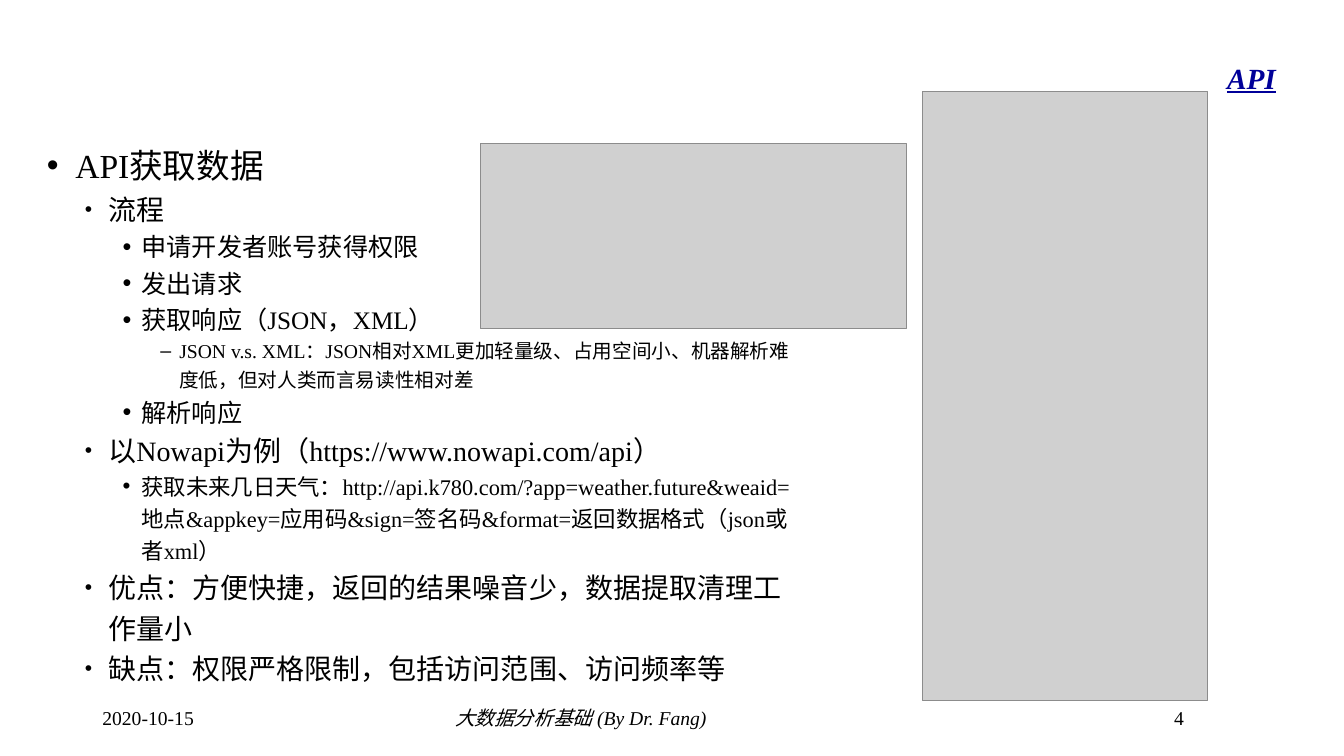
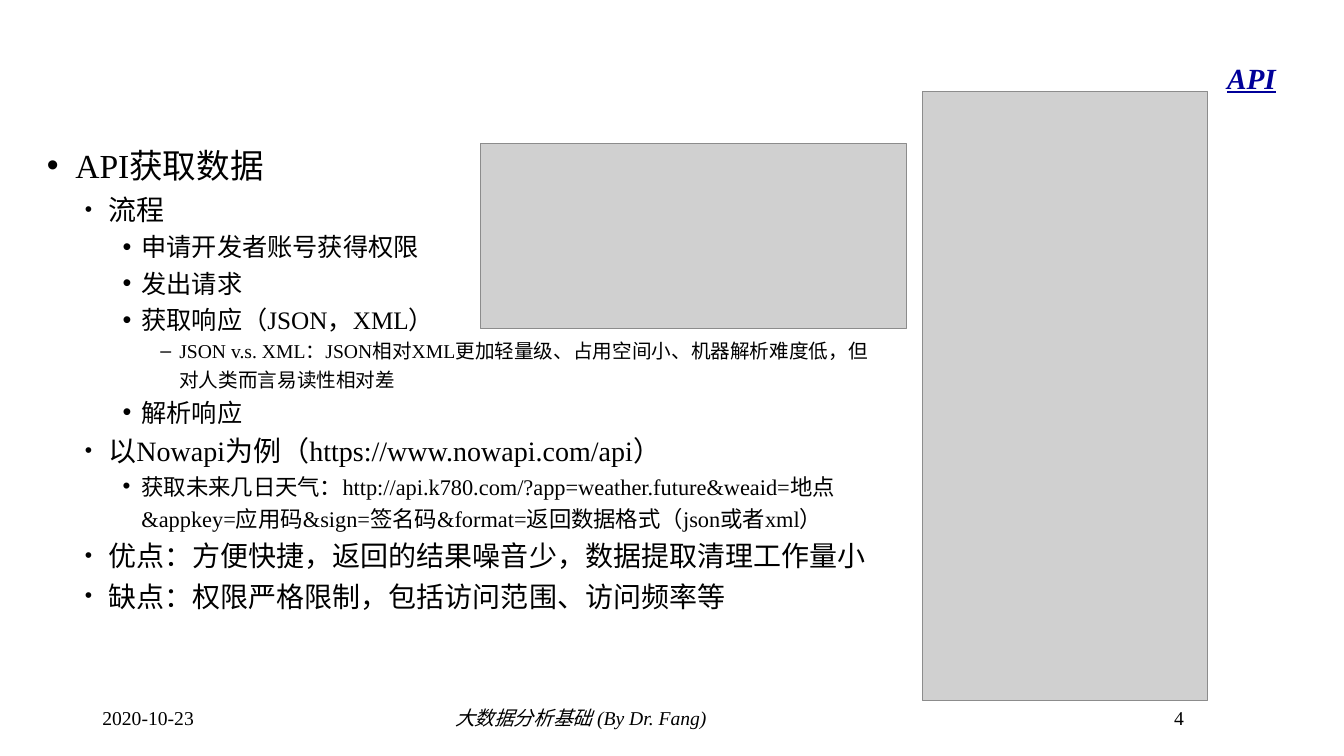
Before and after one commit to dr-fang/BDA, a slide deck: slide 4 of slides/3_PythonCrawler.pptx. Drawn at 1344x756 pixels with LibreOffice and Linux fonts; fonts in the diff are those of the drawing; grey boxes stand for pictures; background and template pictures are left out. Boxes give left, top, right and bottom in pixels: in the first picture for what was removed or moved away, otherwise in the second. Text is boxed around its words. In the diff, an @@ line names an element or a change of style, - is before the commit and + after.

```diff
--- a/slides/3_PythonCrawler.pptx
+++ b/slides/3_PythonCrawler.pptx
@@ text "API获取数据" rewrapped from (75, 152, 789, 682) to (75, 152, 868, 610) @@
@@ text at (102, 712, 194, 726): text changed @@
-2020-10-15
+2020-10-23
```
Also in this commit, not shown: 10 other slides changed.
